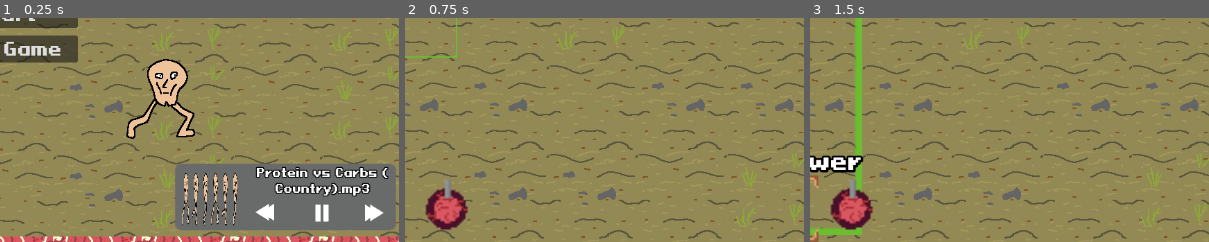
Above: before the commit, frames 1-3 (left to right).
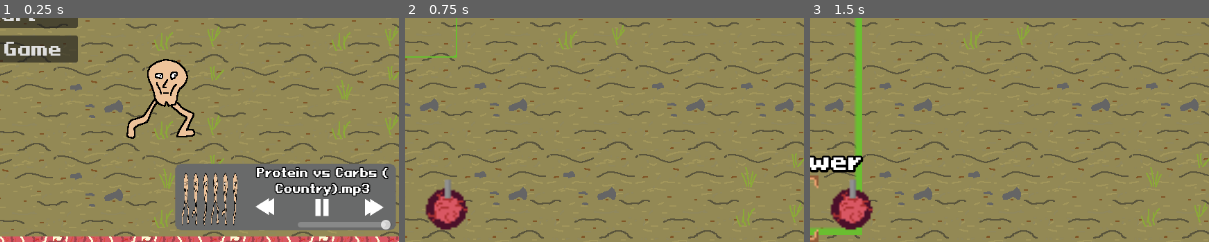
Above: after the commit, the same moments.

Repository: PhilipSBeck/Ludum-Dare-56
Game: Godot game, scene res://Levels/TitleScreen.tscn
Same seed, same stepped clock (60 frames per second), same inputs: the game is played once before the commit and once after it. Sound files missing from this copy of the repository are replaced by a short silence.
Inputs (mouse positions are % of the whole screen's width and height, from its top left):
- Up to frame 1 (0.25 s): no input
- Up to frame 2 (0.75 s): click "Start" at 0.5 s
- Up to frame 3 (1.5 s): click (46, 93) at 1.25 s
The pictures show only the part of the screen within x 49-99%, y 50-100%; the shares and areas given below are measured in that part.

The runs differ from the first frame. In frame 1, 1.2% of the frame differs, in the area x 64-98%, y 80-95%; in frame 2, nothing differs; in frame 3, nothing differs.

Commit message:
player updates

Diff:
--- a/HUD/MusicPlayerWidget.tscn
+++ b/HUD/MusicPlayerWidget.tscn
@@ -70,9 +70,9 @@
 anchor_right = 0.5
 anchor_bottom = 1.0
 offset_left = 37.0
-offset_top = -42.0
+offset_top = -50.0
 offset_right = 101.0
-offset_bottom = 22.0
+offset_bottom = 14.0
 grow_horizontal = 2
 grow_vertical = 0
 scale = Vector2(0.5, 0.5)
@@ -87,9 +87,9 @@
 anchor_top = 1.0
 anchor_bottom = 1.0
 offset_left = 115.0
-offset_top = -43.0
+offset_top = -51.0
 offset_right = 179.0
-offset_bottom = 21.0
+offset_bottom = 13.0
 grow_vertical = 0
 scale = Vector2(0.5, 0.5)
 texture_normal = ExtResource("4_kefty")
@@ -106,9 +106,9 @@
 anchor_right = 1.0
 anchor_bottom = 1.0
 offset_left = -49.0
-offset_top = -42.0
+offset_top = -50.0
 offset_right = 15.0
-offset_bottom = 22.0
+offset_bottom = 14.0
 grow_horizontal = 0
 grow_vertical = 0
 scale = Vector2(0.5, 0.5)
@@ -136,6 +136,14 @@
 vertical_alignment = 1
 autowrap_mode = 1
 
+[node name="Volume" type="HSlider" parent="ColorRect"]
+layout_mode = 0
+offset_left = 178.0
+offset_top = 80.0
+offset_right = 313.0
+offset_bottom = 98.0
+value = 100.0
+
 [node name="TextureRect" type="TextureRect" parent="."]
 offset_left = 10.0
 offset_top = 7.0
@@ -158,3 +166,5 @@
 [connection signal="mouse_entered" from="ColorRect/Next" to="." method="_on_next_mouse_entered"]
 [connection signal="mouse_exited" from="ColorRect/Next" to="." method="_on_next_mouse_exited"]
 [connection signal="pressed" from="ColorRect/Next" to="." method="_on_next_pressed"]
+[connection signal="value_changed" from="ColorRect/Volume" to="." method="_on_volume_value_changed"]
+[connection signal="finished" from="AudioStreamPlayer" to="." method="_on_audio_stream_player_finished"]
--- a/Scripts/HUD/music_player_widget.gd
+++ b/Scripts/HUD/music_player_widget.gd
@@ -96,3 +96,22 @@
 func _on_next_mouse_exited() -> void:
 	pass
 	#$ColorRect/Next.modulate(Color.WHITE)
+
+
+
+
+func _on_volume_value_changed(value: float) -> void:
+	$AudioStreamPlayer.volume_db = linear_to_db(value/100)
+
+
+func _on_audio_stream_player_finished() -> void:
+	var len = songs.size()
+	currentSongIdx+=1
+	if currentSongIdx >= len:
+		currentSongIdx = 0
+
+	currentSong = songs[currentSongIdx]
+	$AudioStreamPlayer.stream = currentSong
+	$AudioStreamPlayer.play()
+	var splits = currentSong.resource_path.rsplit("/")
+	$ColorRect/Label.text = splits[splits.size()-1]
